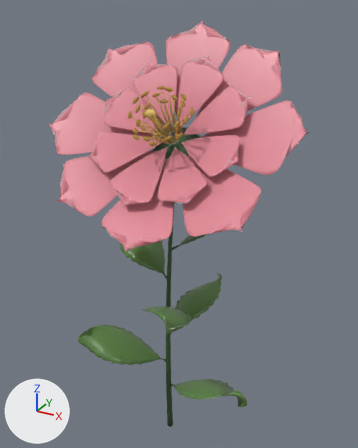
Two versions of the glTF model www/models/flowers/camellia-fine-v2.glb, one commit apart.
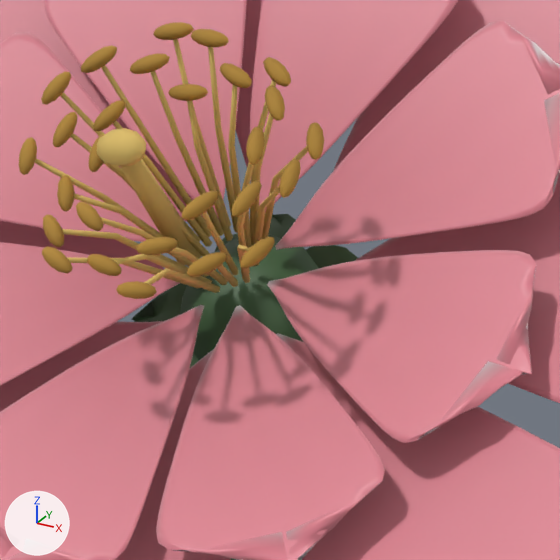
There are two pictures of each version: one whole from a camera (50 mm lens) standing at (0.982, -1.69, 1.997) and looking at (0.032, 0.037, 1.133), one close up on the part from 35% to 68% of the width and 18% to 45% of the height. Lighting does not change. The marker at lower left points along +X, +Y and +Z. The first two pictures are the older version. Vertices at exactly the same position are counted once.

Objects in the first close-up: 'camellia-fine-v2-center', 'camellia-fine-v2-petal', 'camellia-fine-v2-pollen', 'camellia-fine-v2-stem'.
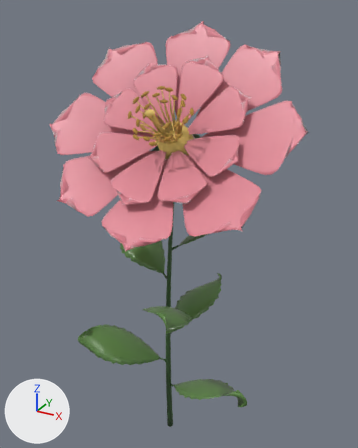
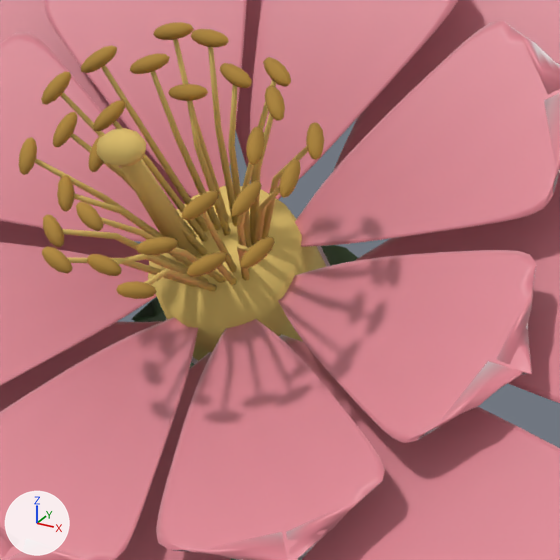
Pixel boxes (x1, y1, x2, y2) of what changed, in the close-ups (560 x 560 px):
```json
{"object": "camellia-fine-v2-center", "change": "reshaped", "before": [35, 39, 308, 293], "after": [35, 39, 327, 361], "on screen": "7% wider, 27% taller"}
{"part": 1, "of": "me_camellia_fine_v2_petal", "change": "added", "after": [166, 246, 331, 364], "on screen": "mostly hidden"}
{"part": 2, "of": "me_camellia_fine_v2_center", "change": "added", "after": [148, 186, 327, 361], "on screen": "brown"}
{"object": "camellia-fine-v2-stem", "change": "unchanged, covered by the edit", "before": [132, 214, 358, 560], "after": [132, 245, 358, 560]}
```

The change, as JSON lines over the scene's bpy script:
```json
{"block": "me_camellia_fine_v2_petal", "where": "# used by ob_camellia_fine_v2_petal; location = (0.0, 0.0, 0.0)"}
{"op": "remove", "block": "me_camellia_fine_v2_petal", "code": "me_camellia_fine_v2_petal.from_pydata(...)  # 6688 vertices, 13312 faces; spans x -0.465..0.566, y -0.427..0.243, z 1.211..1.944"}
{"op": "add", "block": "me_camellia_fine_v2_petal", "code": "me_camellia_fine_v2_petal.from_pydata(...)  # 6804 vertices, 13548 faces; spans x -0.465..0.566, y -0.427..0.243, z 1.211..1.944"}
{"block": "me_camellia_fine_v2_petal", "change": "me_camellia_fine_v2_petal part 1: a new loose piece of 116 vertices spanning x -0.035..0.118, y -0.063..0.059, z 1.433..1.555, in mat_camellia_petal_001"}
{"block": "me_camellia_fine_v2_center", "where": "# used by ob_camellia_fine_v2_center; location = (0.0, 0.0, 0.0)"}
{"op": "remove", "block": "me_camellia_fine_v2_center", "code": "me_camellia_fine_v2_center.from_pydata(...)  # 762 vertices, 1224 faces; spans x -0.055..0.166, y -0.235..-0.021, z 1.509..1.723"}
{"op": "add", "block": "me_camellia_fine_v2_center", "code": "me_camellia_fine_v2_center.from_pydata(...)  # 818 vertices, 1308 faces; spans x -0.055..0.166, y -0.235..0.056, z 1.436..1.723"}
{"block": "me_camellia_fine_v2_center", "change": "me_camellia_fine_v2_center part 2: a new loose piece of 56 vertices spanning x -0.032..0.115, y -0.093..0.056, z 1.436..1.586, in mat_camellia_center_001"}
```
